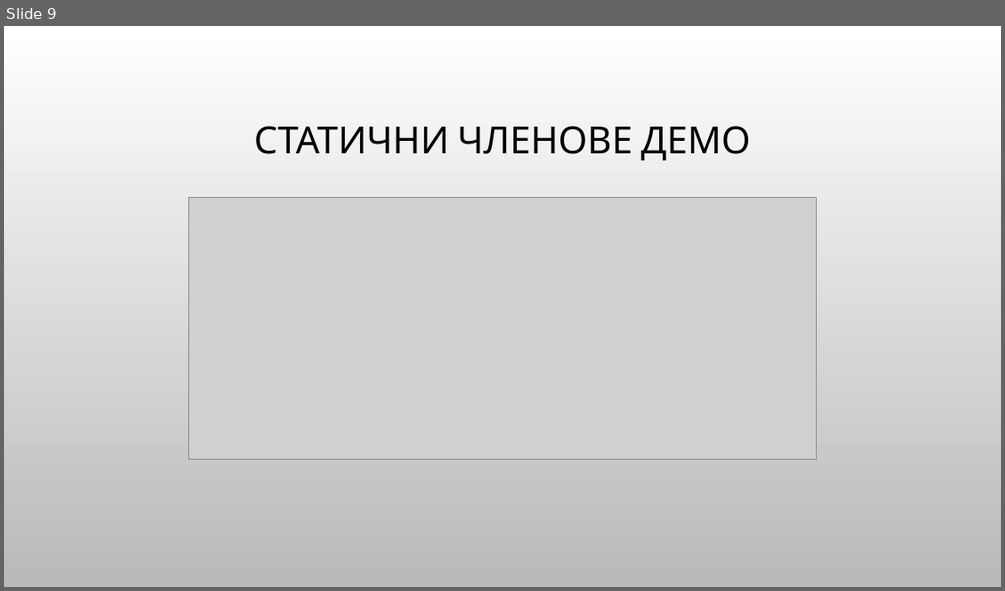
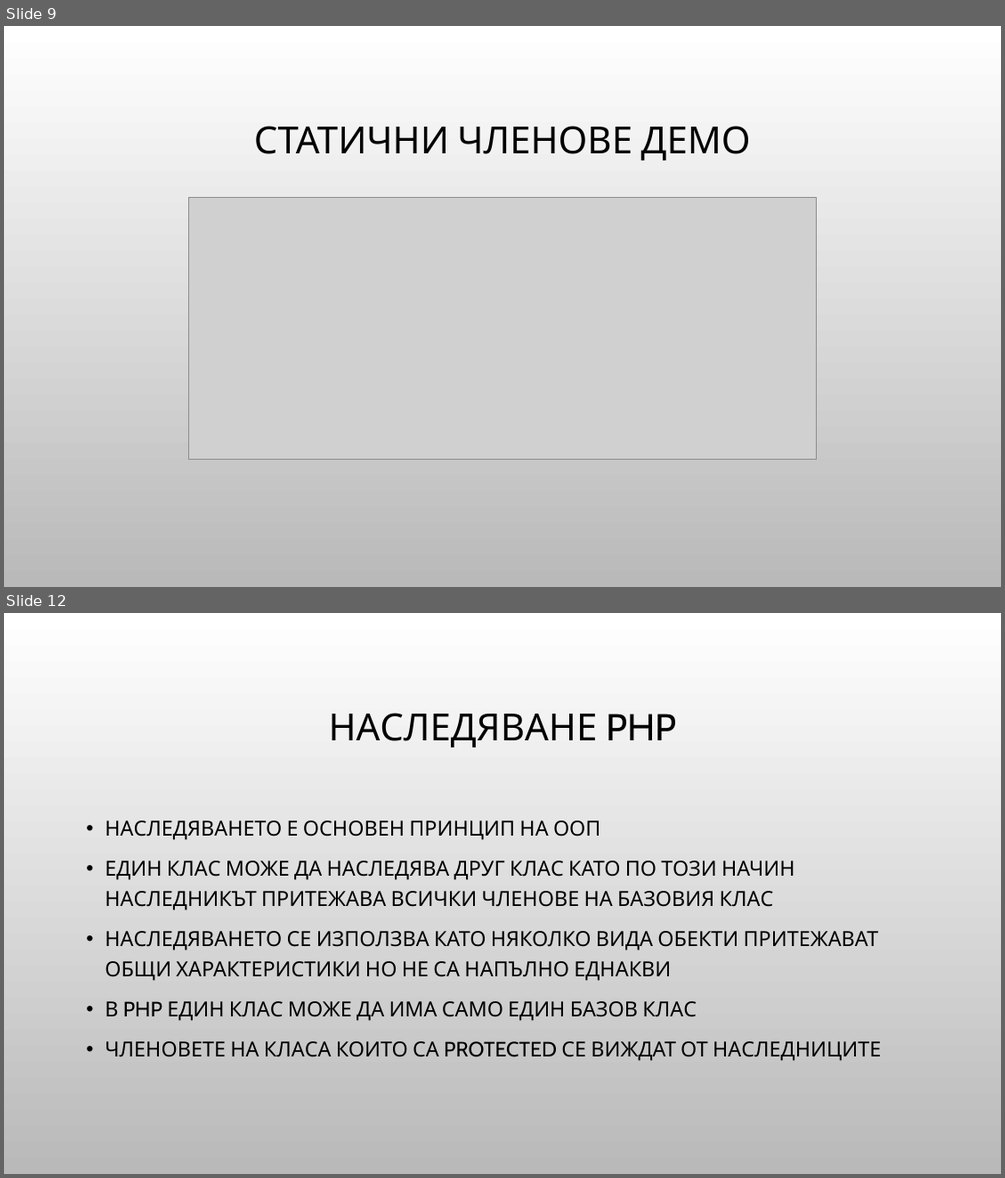
Before and after one commit to Bilyukov/php-mysql-course, a slide deck: 13.oop-in-php.pptx. Shown one above the other, each under a label of ours: slide 9 before the commit, slides 9 and 12 after it; the slides between them are not shown. The pictures are 1005x591 and 1005x1178 pixels, drawn with LibreOffice and Linux fonts; fonts in the diff are those of the drawing; grey boxes stand for pictures; background and template pictures are left out. Boxes give left, top, right and bottom in pixels: in the first picture for what was removed or moved away, otherwise in the second. Text is boxed around its words. In the diff, an @@ line names an element or a change of style, - is before the commit and + after.

```diff
--- a/13.oop-in-php.pptx
+++ b/13.oop-in-php.pptx
@@ slide 12 added at (x1=4, y1=613, x2=1001, y2=1174), background picture (left out) @@
@@ title added at (x1=329, y1=713, x2=676, y2=747), 36 pt, text #000000 @@
+НАСЛЕДЯВАНЕ PHP
@@ text added at (x1=105, y1=820, x2=881, y2=1061), 20 pt, text #000000 @@
+• НАСЛЕДЯВАНЕТО Е ОСНОВЕН ПРИНЦИП НА ООП
+• ЕДИН КЛАС МОЖЕ ДА НАСЛЕДЯВА ДРУГ КЛАС КАТО ПО ТОЗИ НАЧИН НАСЛЕДНИКЪТ ПРИТЕЖАВА ВСИЧКИ ЧЛЕНОВЕ НА БАЗОВИЯ КЛАС
+• НАСЛЕДЯВАНЕТО СЕ ИЗПОЛЗВА КАТО НЯКОЛКО ВИДА ОБЕКТИ ПРИТЕЖАВАТ ОБЩИ ХАРАКТЕРИСТИКИ НО НЕ СА НАПЪЛНО ЕДНАКВИ
+• В PHP ЕДИН КЛАС МОЖЕ ДА ИМА САМО ЕДИН БАЗОВ КЛАС
+• ЧЛЕНОВЕТЕ НА КЛАСА КОИТО СА PROTECTED СЕ ВИЖДАТ ОТ НАСЛЕДНИЦИТЕ
```
Also in this commit, not shown: 10 other slides added, 1 slide removed, 11 other files.
